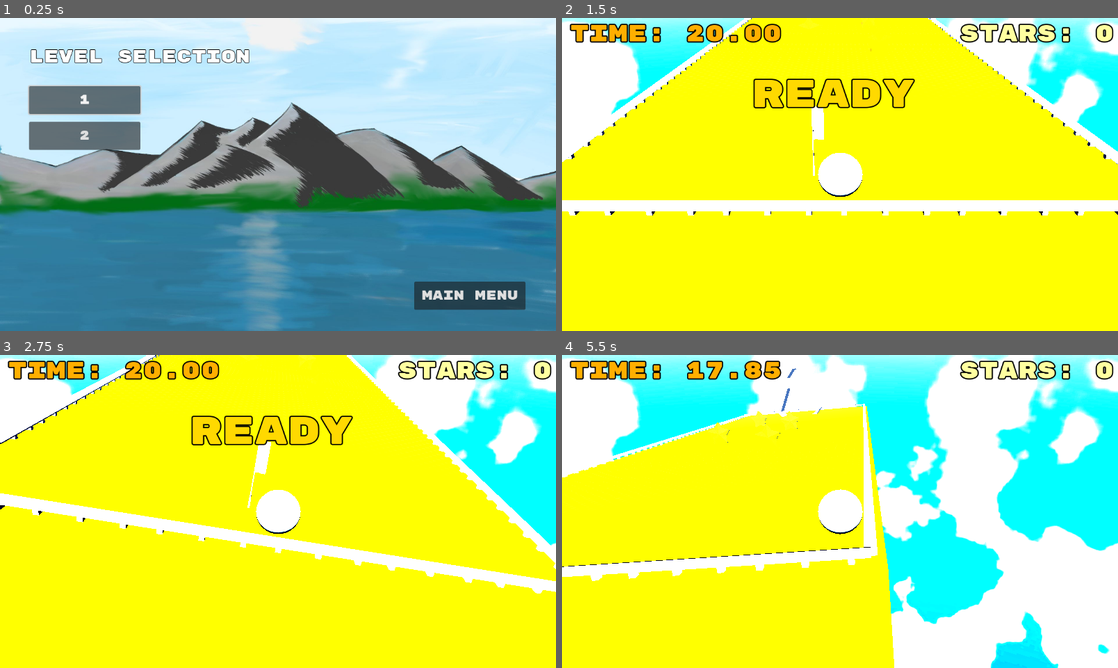
Above: before the commit, frames 1-4 (two rows, left to right).
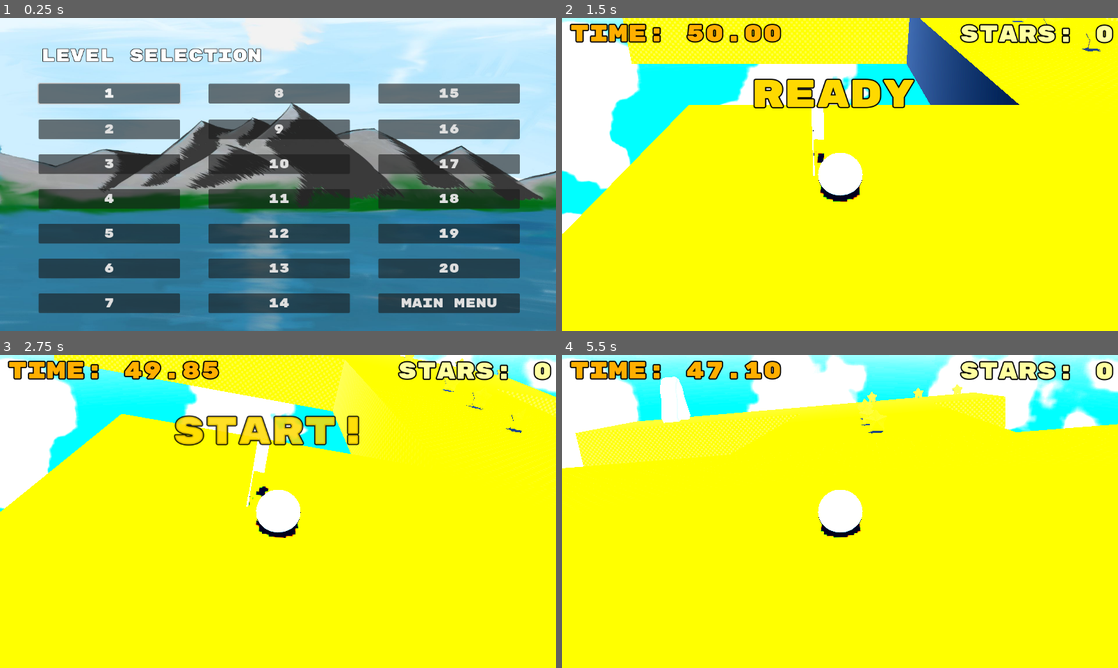
Above: after the commit, the same moments.

Repository: fozzedout/Super-Rolly-Ball
Game: Godot game, scene res://Scenes/LevelSelection.tscn
The game is run twice, just before and just after one commit, with the same random seed, the same clock (stepped at 60 frames per second) and the same inputs. This scene is started directly instead of the project's main scene.
Inputs (mouse positions are in pixels of both pictures, inside the frame that each line leads up to):
- Up to frame 1 (0.25 s): no input
- Up to frame 2 (1.5 s): click (673, 165) at 0.5 s, where only the run after the commit has a clickable "3"; click (645, 99) at 1.25 s, where only the run before the commit has a clickable "1"
- Up to frame 3 (2.75 s): tap Enter at 2 s; hold D (Move_Right) from 2.03 s (still down)
- Up to frame 4 (5.5 s): release D (Move_Right) at 2.78 s; hold S (Move_Down) 2.78-3.53 s; hold D (Move_Right) 3.53-4.28 s; hold W (Move_Up) 4.28-5.03 s; hold A (Move_Left) from 5.03 s (still down)

The runs differ from the first frame. In frame 1, 32% of the frame differs, in the area x 5-95%, y 9-95%; in frame 2, 26%; in frame 3, 28%; in frame 4, 43%, in the area x 0-100%, y 1-100%.

Commit message:
prebuilt links to 20 levels

Diff:
--- a/Scenes/LevelSelection.tscn
+++ b/Scenes/LevelSelection.tscn
@@ -20,10 +20,10 @@
 autoplay = true
 
 [node name="Label" type="Label" parent="."]
-offset_left = 60.0
-offset_top = 58.0
-offset_right = 319.0
-offset_bottom = 108.0
+offset_left = 84.0
+offset_top = 56.0
+offset_right = 549.0
+offset_bottom = 106.0
 theme_override_colors/font_outline_color = Color(0, 0, 0, 1)
 theme_override_constants/outline_size = 4
 theme_override_fonts/font = ExtResource("4_refuw")
@@ -31,39 +31,234 @@
 text = "Level Selection"
 
 [node name="btnBack" type="Button" parent="."]
-offset_left = 858.0
-offset_top = 546.0
-offset_right = 1089.0
-offset_bottom = 604.0
+offset_left = 784.0
+offset_top = 570.0
+offset_right = 1077.0
+offset_bottom = 611.0
 theme_override_fonts/font = ExtResource("4_refuw")
 theme_override_font_sizes/font_size = 26
 text = "Main Menu"
 script = ExtResource("5_i5xjj")
-metadata/Level = "res://Scenes/MainMenu.tscn"
 
 [node name="btnLevel01" type="Button" parent="."]
-offset_left = 60.0
-offset_top = 141.0
-offset_right = 291.0
-offset_bottom = 199.0
+offset_left = 80.0
+offset_top = 136.0
+offset_right = 373.0
+offset_bottom = 177.0
 theme_override_fonts/font = ExtResource("4_refuw")
 theme_override_font_sizes/font_size = 26
 text = "1"
 script = ExtResource("5_i5xjj")
-metadata/Level = "res://Levels/Level01.tscn"
 
 [node name="btnLevel02" type="Button" parent="."]
-offset_left = 60.0
-offset_top = 215.0
-offset_right = 291.0
-offset_bottom = 273.0
+offset_left = 80.0
+offset_top = 210.0
+offset_right = 373.0
+offset_bottom = 251.0
 theme_override_fonts/font = ExtResource("4_refuw")
 theme_override_font_sizes/font_size = 26
 text = "2"
 script = ExtResource("5_i5xjj")
-metadata/Level = "res://Levels/Level02.tscn"
+
+[node name="btnLevel03" type="Button" parent="."]
+offset_left = 80.0
+offset_top = 282.0
+offset_right = 373.0
+offset_bottom = 323.0
+theme_override_fonts/font = ExtResource("4_refuw")
+theme_override_font_sizes/font_size = 26
+text = "3"
+script = ExtResource("5_i5xjj")
+
+[node name="btnLevel04" type="Button" parent="."]
+offset_left = 80.0
+offset_top = 354.0
+offset_right = 373.0
+offset_bottom = 395.0
+theme_override_fonts/font = ExtResource("4_refuw")
+theme_override_font_sizes/font_size = 26
+text = "4"
+script = ExtResource("5_i5xjj")
+
+[node name="btnLevel05" type="Button" parent="."]
+offset_left = 80.0
+offset_top = 426.0
+offset_right = 373.0
+offset_bottom = 467.0
+theme_override_fonts/font = ExtResource("4_refuw")
+theme_override_font_sizes/font_size = 26
+text = "5"
+script = ExtResource("5_i5xjj")
+
+[node name="btnLevel06" type="Button" parent="."]
+offset_left = 80.0
+offset_top = 498.0
+offset_right = 373.0
+offset_bottom = 539.0
+theme_override_fonts/font = ExtResource("4_refuw")
+theme_override_font_sizes/font_size = 26
+text = "6"
+script = ExtResource("5_i5xjj")
+
+[node name="btnLevel07" type="Button" parent="."]
+offset_left = 80.0
+offset_top = 570.0
+offset_right = 373.0
+offset_bottom = 611.0
+theme_override_fonts/font = ExtResource("4_refuw")
+theme_override_font_sizes/font_size = 26
+text = "7"
+script = ExtResource("5_i5xjj")
+
+[node name="btnLevel08" type="Button" parent="."]
+offset_left = 432.0
+offset_top = 136.0
+offset_right = 725.0
+offset_bottom = 177.0
+theme_override_fonts/font = ExtResource("4_refuw")
+theme_override_font_sizes/font_size = 26
+text = "8"
+script = ExtResource("5_i5xjj")
+
+[node name="btnLevel09" type="Button" parent="."]
+offset_left = 432.0
+offset_top = 210.0
+offset_right = 725.0
+offset_bottom = 251.0
+theme_override_fonts/font = ExtResource("4_refuw")
+theme_override_font_sizes/font_size = 26
+text = "9"
+script = ExtResource("5_i5xjj")
+
+[node name="btnLevel10" type="Button" parent="."]
+offset_left = 432.0
+offset_top = 282.0
+offset_right = 725.0
+offset_bottom = 323.0
+theme_override_fonts/font = ExtResource("4_refuw")
+theme_override_font_sizes/font_size = 26
+text = "10"
+script = ExtResource("5_i5xjj")
+
+[node name="btnLevel11" type="Button" parent="."]
+offset_left = 432.0
+offset_top = 354.0
+offset_right = 725.0
+offset_bottom = 395.0
+theme_override_fonts/font = ExtResource("4_refuw")
+theme_override_font_sizes/font_size = 26
+text = "11"
+script = ExtResource("5_i5xjj")
+
+[node name="btnLevel12" type="Button" parent="."]
+offset_left = 432.0
+offset_top = 426.0
+offset_right = 725.0
+offset_bottom = 467.0
+theme_override_fonts/font = ExtResource("4_refuw")
+theme_override_font_sizes/font_size = 26
+text = "12"
+script = ExtResource("5_i5xjj")
+
+[node name="btnLevel13" type="Button" parent="."]
+offset_left = 432.0
+offset_top = 498.0
+offset_right = 725.0
+offset_bottom = 539.0
+theme_override_fonts/font = ExtResource("4_refuw")
+theme_override_font_sizes/font_size = 26
+text = "13"
+script = ExtResource("5_i5xjj")
+
+[node name="btnLevel14" type="Button" parent="."]
+offset_left = 432.0
+offset_top = 570.0
+offset_right = 725.0
+offset_bottom = 611.0
+theme_override_fonts/font = ExtResource("4_refuw")
+theme_override_font_sizes/font_size = 26
+text = "14"
+script = ExtResource("5_i5xjj")
+
+[node name="btnLevel15" type="Button" parent="."]
+offset_left = 784.0
+offset_top = 136.0
+offset_right = 1077.0
+offset_bottom = 177.0
+theme_override_fonts/font = ExtResource("4_refuw")
+theme_override_font_sizes/font_size = 26
+text = "15"
+script = ExtResource("5_i5xjj")
+
+[node name="btnLevel16" type="Button" parent="."]
+offset_left = 784.0
+offset_top = 210.0
+offset_right = 1077.0
+offset_bottom = 251.0
+theme_override_fonts/font = ExtResource("4_refuw")
+theme_override_font_sizes/font_size = 26
+text = "16"
+script = ExtResource("5_i5xjj")
+
+[node name="btnLevel17" type="Button" parent="."]
+offset_left = 784.0
+offset_top = 282.0
+offset_right = 1077.0
+offset_bottom = 323.0
+theme_override_fonts/font = ExtResource("4_refuw")
+theme_override_font_sizes/font_size = 26
+text = "17"
+script = ExtResource("5_i5xjj")
+
+[node name="btnLevel18" type="Button" parent="."]
+offset_left = 784.0
+offset_top = 354.0
+offset_right = 1077.0
+offset_bottom = 395.0
+theme_override_fonts/font = ExtResource("4_refuw")
+theme_override_font_sizes/font_size = 26
+text = "18"
+script = ExtResource("5_i5xjj")
+
+[node name="btnLevel19" type="Button" parent="."]
+offset_left = 784.0
+offset_top = 426.0
+offset_right = 1077.0
+offset_bottom = 467.0
+theme_override_fonts/font = ExtResource("4_refuw")
+theme_override_font_sizes/font_size = 26
+text = "19"
+script = ExtResource("5_i5xjj")
+
+[node name="btnLevel20" type="Button" parent="."]
+offset_left = 784.0
+offset_top = 498.0
+offset_right = 1077.0
+offset_bottom = 539.0
+theme_override_fonts/font = ExtResource("4_refuw")
+theme_override_font_sizes/font_size = 26
+text = "20"
+script = ExtResource("5_i5xjj")
 
 [connection signal="ready" from="." to="." method="_on_ready"]
 [connection signal="pressed" from="btnBack" to="btnBack" method="_on_pressed" binds= ["res://Scenes/MainMenu.tscn"]]
 [connection signal="pressed" from="btnLevel01" to="btnLevel01" method="_on_pressed" binds= ["res://Levels/Level01.tscn"]]
 [connection signal="pressed" from="btnLevel02" to="btnLevel02" method="_on_pressed" binds= ["res://Levels/Level02.tscn"]]
+[connection signal="pressed" from="btnLevel03" to="btnLevel03" method="_on_pressed" binds= ["res://Levels/Level03.tscn"]]
+[connection signal="pressed" from="btnLevel04" to="btnLevel04" method="_on_pressed" binds= ["res://Levels/Level04.tscn"]]
+[connection signal="pressed" from="btnLevel05" to="btnLevel05" method="_on_pressed" binds= ["res://Levels/Level05.tscn"]]
+[connection signal="pressed" from="btnLevel06" to="btnLevel06" method="_on_pressed" binds= ["res://Levels/Level06.tscn"]]
+[connection signal="pressed" from="btnLevel07" to="btnLevel07" method="_on_pressed" binds= ["res://Levels/Level07.tscn"]]
+[connection signal="pressed" from="btnLevel08" to="btnLevel08" method="_on_pressed" binds= ["res://Levels/Level08.tscn"]]
+[connection signal="pressed" from="btnLevel09" to="btnLevel09" method="_on_pressed" binds= ["res://Levels/Level09.tscn"]]
+[connection signal="pressed" from="btnLevel10" to="btnLevel10" method="_on_pressed" binds= ["res://Levels/Level10.tscn"]]
+[connection signal="pressed" from="btnLevel11" to="btnLevel11" method="_on_pressed" binds= ["res://Levels/Level11.tscn"]]
+[connection signal="pressed" from="btnLevel12" to="btnLevel12" method="_on_pressed" binds= ["res://Levels/Level12.tscn"]]
+[connection signal="pressed" from="btnLevel13" to="btnLevel13" method="_on_pressed" binds= ["res://Levels/Level13.tscn"]]
+[connection signal="pressed" from="btnLevel14" to="btnLevel14" method="_on_pressed" binds= ["res://Levels/Level14.tscn"]]
+[connection signal="pressed" from="btnLevel15" to="btnLevel15" method="_on_pressed" binds= ["res://Levels/Level15.tscn"]]
+[connection signal="pressed" from="btnLevel16" to="btnLevel16" method="_on_pressed" binds= ["res://Levels/Level16.tscn"]]
+[connection signal="pressed" from="btnLevel17" to="btnLevel17" method="_on_pressed" binds= ["res://Levels/Level17.tscn"]]
+[connection signal="pressed" from="btnLevel18" to="btnLevel18" method="_on_pressed" binds= ["res://Levels/Level18.tscn"]]
+[connection signal="pressed" from="btnLevel19" to="btnLevel19" method="_on_pressed" binds= ["res://Levels/Level19.tscn"]]
+[connection signal="pressed" from="btnLevel20" to="btnLevel20" method="_on_pressed" binds= ["res://Levels/Level20.tscn"]]
